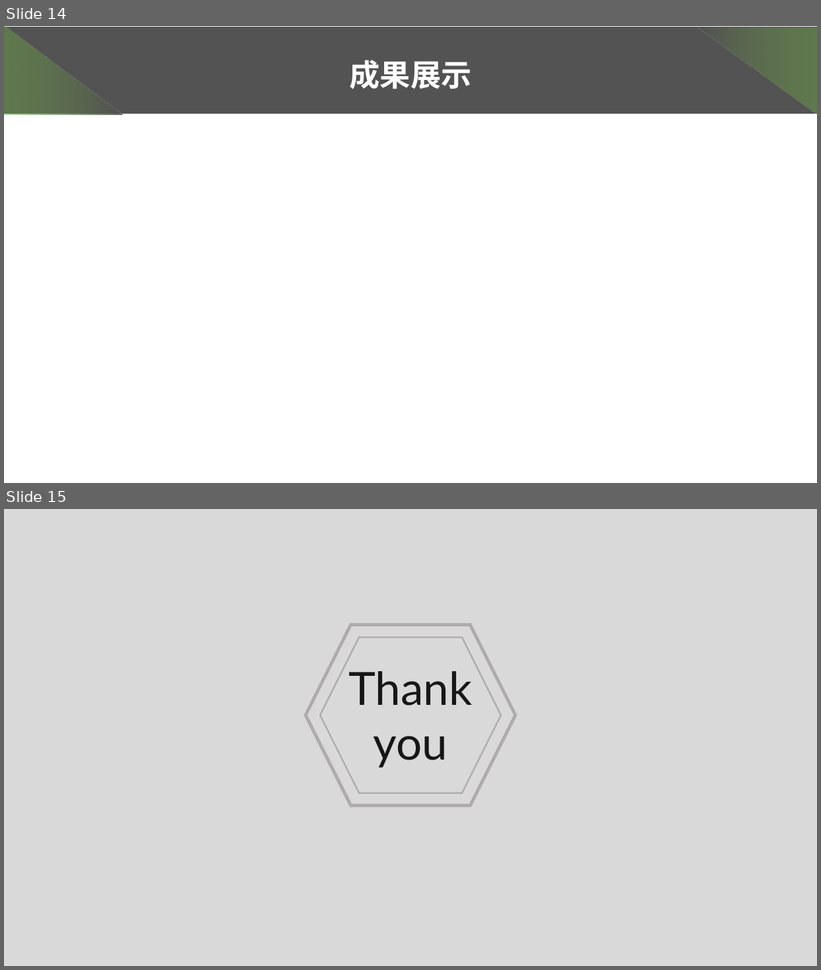
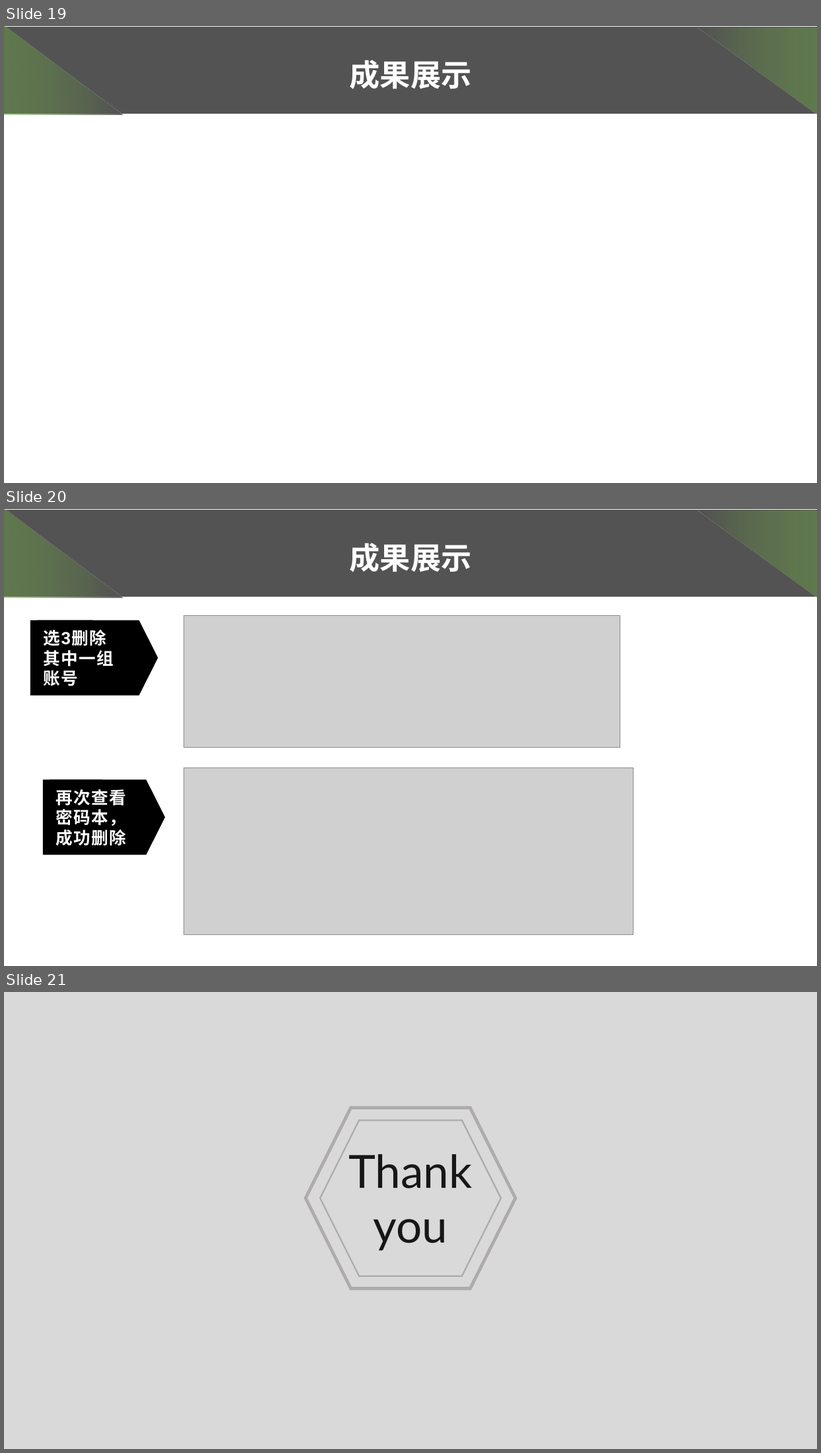
Before and after one commit to Erewhon-Lucy/BPLP_demo, a slide deck: 把你们的感想扔到这里/不向C语言低头小组.pptx. Shown one above the other, each under a label of ours: slides 14 and 15 before the commit, slides 19, 20 and 21 after it. The pictures are 821x970 and 821x1453 pixels, drawn with LibreOffice and Linux fonts; fonts in the diff are those of the drawing; grey boxes stand for pictures; background and template pictures are left out. Boxes give left, top, right and bottom in pixels: in the first picture for what was removed or moved away, otherwise in the second. Text is boxed around its words. In the diff, an @@ line names an element or a change of style, - is before the commit and + after.

```diff
--- a/把你们的感想扔到这里/不向C语言低头小组.pptx
+++ b/把你们的感想扔到这里/不向C语言低头小组.pptx
@@ slide 20 added at box(4, 509, 817, 966), background #FFFFFF @@
@@ group added at box(4, 509, 817, 598): 2 right triangles, 1 rectangle, 1 text @@
+成果展示
@@ pentagon arrow added at box(30, 621, 158, 696), fill #000000 @@
@@ pentagon arrow added at box(38, 621, 101, 653), fill #000000 @@
@@ picture added at box(184, 616, 620, 748) @@
@@ text added at box(44, 630, 107, 646), 20 pt, text #FFFFFF, bold @@
+选3删除其中一组账号
@@ pentagon arrow added at box(43, 780, 165, 855), fill #000000 @@
@@ pentagon arrow added at box(50, 780, 111, 812), fill #000000 @@
@@ picture added at box(184, 768, 634, 935) @@
@@ text added at box(55, 789, 126, 846), 20 pt, text #FFFFFF, bold @@
+再次查看密码本，成功删除
@@ what was slide 14 is now slide 19 @@
@@ what was slide 15 is now slide 21 @@
```
Also in this commit, not shown: 1 slide changed, 5 other slides added, 2 other files.
